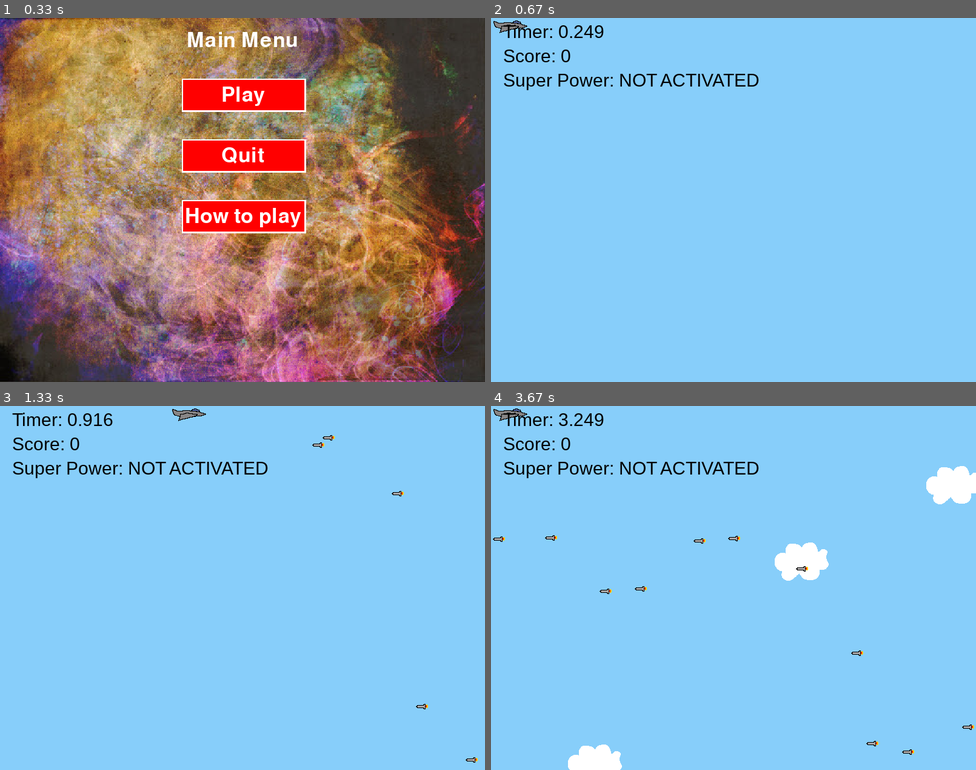
Above: before the commit, frames 1-4 (two rows, left to right).
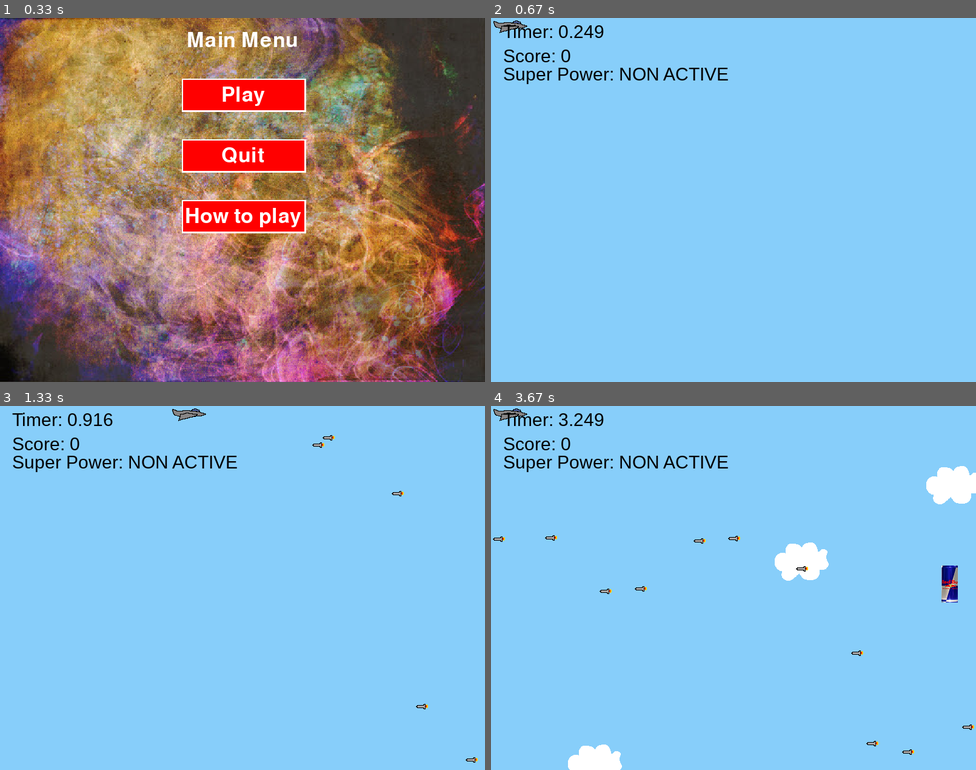
Above: after the commit, the same moments.

Repository: someone-existing/PyGame
Game: pygame game, started from game.py
Two runs of this game, one before a commit and one after it. Both use one fixed random seed, a clock stepped at 60 frames per second and the inputs below.
Inputs (mouse positions are in pixels of both pictures, inside the frame that each line leads up to):
- Up to frame 1 (0.33 s): no input
- Up to frame 2 (0.67 s): click "Play" at 0.38 s
- Up to frame 3 (1.33 s): hold Right 0.67-1.13 s; move the mouse to (242, 609) at 0.7 s; hold Up from 1.17 s (still down)
- Up to frame 4 (3.67 s): release Up at 1.47 s; hold Right 1.5-1.97 s; hold Left 2-2.53 s; hold Down 2.57-2.87 s; hold Left 2.9-3.3 s; hold Up from 3.33 s (still down)

Frame 1 is identical in both runs. In frame 2, 1.1% of the frame differs, in the area x 2-56%, y 13-20%; in frame 3, 1.1%; in frame 4, 1.4%, in the area x 2-97%, y 13-54%.

Commit message:
Fixed timer
All I did is I added an else condition on line 403

Diff:
--- a/game.py
+++ b/game.py
@@ -3,8 +3,10 @@
 
 import threading
 import time
+
 # Import the pygame module
 import pygame, sys
+
 # Import pygame.locals for easier access to key coordinates
 # Updated to conform to flake8 and black standards
 from pygame.locals import *
@@ -12,12 +14,12 @@
 # Initialize pygame
 pygame.mixer.pre_init(44100, 16, 2, 4096)
 pygame.init()
-pygame.display.set_caption('Tinker Game')
+pygame.display.set_caption("Tinker Game")
 
 move_up_sound = pygame.mixer.Sound("Rising_putter.ogg")
 move_down_sound = pygame.mixer.Sound("Falling_putter.ogg")
 death_sound = pygame.mixer.Sound("Death.ogg")
-power_sound = pygame.mixer.Sound("Power.ogg")
+power_sound = pygame.mixer.Sound("power.ogg")
 
 move_up_sound.set_volume(0.5)
 move_down_sound.set_volume(0.5)
@@ -51,17 +53,18 @@
 
 pygame.mixer.music.load("main_menu.mp3")
 pygame.mixer.music.play(loops=-1)
+
+
 def main_menu():
     click = False
     while True:
 
         bg = pygame.image.load("bg.jpg")
         bg = pygame.transform.scale(bg, (800, 600))
-        screen.blit(bg, (0,0))
-        draw_text('Main Menu', font, (255, 255, 255), screen, 308, 20)
+        screen.blit(bg, (0, 0))
+        draw_text("Main Menu", font, (255, 255, 255), screen, 308, 20)
 
         mx, my = pygame.mouse.get_pos()
-
 
         button_1 = pygame.Rect(302, 102, 200, 50)
         button_2 = pygame.Rect(302, 202, 200, 50)
@@ -85,10 +88,9 @@
         pygame.draw.rect(screen, (255, 0, 0), button_1)
         pygame.draw.rect(screen, (255, 0, 0), button_2)
         pygame.draw.rect(screen, (255, 0, 0), button_3)
-        draw_text('Play', font, (255, 255, 255), screen, 365, 110)
-        draw_text('Quit', font, (255, 255, 255), screen, 365, 210)
-        draw_text('How to play', font, (255, 255, 255), screen, 305, 310)
-
+        draw_text("Play", font, (255, 255, 255), screen, 365, 110)
+        draw_text("Quit", font, (255, 255, 255), screen, 365, 210)
+        draw_text("How to play", font, (255, 255, 255), screen, 305, 310)
 
         click = False
         for event in pygame.event.get():
@@ -105,11 +107,13 @@
 
         pygame.display.update()
         clock.tick(60)
+
+
 def how_to_play():
     click = False
     while True:
-        white = (255,255,255)
-        black = (0,0,0)
+        white = (255, 255, 255)
+        black = (0, 0, 0)
         bg = pygame.image.load("bg.jpg")
         bg = pygame.transform.scale(bg, (800, 600))
         jet = pygame.image.load("jet.png").convert()
@@ -118,20 +122,40 @@
         enpic.set_colorkey(white)
         sp.set_colorkey(black)
         jet.set_colorkey(white)
-        screen.blit(bg, (0,0))
-        screen.blit(jet, (20,270))
+        screen.blit(bg, (0, 0))
+        screen.blit(jet, (20, 270))
         screen.blit(sp, (10, 70))
         screen.blit(enpic, (55, 200))
         screen.blit(enpic, (55, 190))
         screen.blit(enpic, (35, 190))
         screen.blit(enpic, (55, 180))
-        draw_text('How to play?', font, (255, 255, 255), screen, 308, 20)
-        draw_text('= Super Power - Gives you 5 seconds invincibility', htpfont, (255, 255, 255), screen, 90, 90)
-        draw_text('= Missiles - Avoid them and collect points 10 sec = 1 point', htpfont, (255, 255, 255), screen, 90, 180)
-        draw_text('= Player - You control it with arrow keys on your keyboard', htpfont, (255, 255, 255), screen, 90, 270)
+        draw_text("How to play?", font, (255, 255, 255), screen, 308, 20)
+        draw_text(
+            "= Super Power - Gives you 5 seconds invincibility",
+            htpfont,
+            (255, 255, 255),
+            screen,
+            90,
+            90,
+        )
+        draw_text(
+            "= Missiles - Avoid them and collect points 10 sec = 1 point",
+            htpfont,
+            (255, 255, 255),
+            screen,
+            90,
+            180,
+        )
+        draw_text(
+            "= Player - You control it with arrow keys on your keyboard",
+            htpfont,
+            (255, 255, 255),
+            screen,
+            90,
+            270,
+        )
 
         mx, my = pygame.mouse.get_pos()
-
 
         back_1 = pygame.Rect(302, 402, 200, 50)
         outlineback_1 = pygame.Rect(300, 400, 205, 55)
@@ -140,9 +164,7 @@
                 main_menu()
         pygame.draw.rect(screen, (255, 255, 255), outlineback_1)
         pygame.draw.rect(screen, (255, 0, 0), back_1)
-        draw_text('Back', font, (255, 255, 255), screen, 365, 410)
-
-
+        draw_text("Back", font, (255, 255, 255), screen, 365, 410)
 
         click = False
         for event in pygame.event.get():
@@ -158,22 +180,27 @@
 
         pygame.display.update()
         clock.tick(60)
+
+
 def quit():
     pygame.quit()
     sys.exit()
+
+
 def game():
-    start_ticks=pygame.time.get_ticks()
+    start_ticks = pygame.time.get_ticks()
+
     class Player(pygame.sprite.Sprite):
         def __init__(self):
             super(Player, self).__init__()
             self.surf = pygame.image.load("jet.png").convert()
             self.surf.set_colorkey((255, 255, 255), RLEACCEL)
-            #self.surf.fill((255, 255, 255))
+            # self.surf.fill((255, 255, 255))
             self.rect = self.surf.get_rect()
 
         def update(self, pressed_keys):
             if pressed_keys[K_UP]:
-                self.rect.move_ip(0, -10) #move in place
+                self.rect.move_ip(0, -10)  # move in place
                 move_up_sound.play()
             if pressed_keys[K_DOWN]:
                 self.rect.move_ip(0, 10)
@@ -200,7 +227,7 @@
             super(Enemy, self).__init__()
             self.surf = pygame.image.load("missile.png").convert()
             self.surf.set_colorkey((255, 255, 255), RLEACCEL)
-            #self.surf.fill((255, 255, 255))
+            # self.surf.fill((255, 255, 255))
             self.rect = self.surf.get_rect(
                 center=(
                     random.randint(SCREEN_WIDTH + 20, SCREEN_WIDTH + 100),
@@ -237,6 +264,7 @@
             self.rect.move_ip(-5, 0)
             if self.rect.right < 0:
                 self.kill()
+
     # Define the cloud object by extending pygame.sprite.Sprite
     # Use an image for a better-looking sprite
     class SuperPower(pygame.sprite.Sprite):
@@ -257,11 +285,14 @@
             self.rect.move_ip(-5, 0)
             if self.rect.right < 0:
                 self.kill()
+
     # Create a custom event for adding a new enemy
 
     def superpowerdef():
         global superpowertimer
         superpowertimer = 0
+        superactive = "NOT ACTIVE"
+
     ADDENEMY = pygame.USEREVENT + 1
     pygame.time.set_timer(ADDENEMY, 165)
 
@@ -272,7 +303,7 @@
     pygame.time.set_timer(ENEMYSPEED, 10000)
 
     SUPERPOWER = pygame.USEREVENT + 4
-    pygame.time.set_timer(SUPERPOWER, random.randint(8500, 45000))
+    pygame.time.set_timer(SUPERPOWER, 3000)  # random.randint(8500, 45000)
 
     # Instantiate player. Right now, this is just a rectangle.
     player = Player()
@@ -291,7 +322,7 @@
     global superpowertimer
     superpowertimer = 0
     global superactive
-    superactive = "NOT ACTIVATED"
+    superactive = "NOT ACTIVE"
     running = True
     pygame.mixer.music.load("Apoxode_-_Electric_1.mp3")
     pygame.mixer.music.play(loops=-1)
@@ -324,7 +355,7 @@
                 new_enemy = Enemy()
                 enemies.add(new_enemy)
                 all_sprites.add(new_enemy)
-                #Setting enemy speed after every 10 seconds, and player score every 10 seconds
+                # Setting enemy speed after every 10 seconds, and player score every 10 seconds
             elif event.type == ENEMYSPEED:
                 enemyspeed += random.randint(0, 7)
                 playerscore += 1
@@ -353,13 +384,13 @@
             screen.blit(entity.surf, entity.rect)
 
         seconds = 0
-        seconds += (pygame.time.get_ticks()-start_ticks)/1000
-        timer = 'Timer: ' + str(seconds)
+        seconds += (pygame.time.get_ticks() - start_ticks) / 1000
+        timer = "Timer: " + str(seconds)
         screen.blit(gamefont.render(timer, True, boja), (20, 5))
-        score = 'Score: ' + str(playerscore)
+        score = "Score: " + str(playerscore)
         screen.blit(gamefont.render(score, True, boja), (20, 45))
         supertext = "Super Power: " + str(superactive)
-        screen.blit(gamefont.render(supertext, True, boja), (20,85))
+        screen.blit(gamefont.render(supertext, True, boja), (20, 75))
         # Check if any enemies have collided with the player
         if pygame.sprite.spritecollideany(player, superpowers):
             superpowertimer = 1
@@ -368,14 +399,14 @@
             t = threading.Timer(5.0, superpowerdef)
             t.start()
         if superpowertimer == 1:
-                    superactive = "ACTIVATED"
+            superactive = "ACTIVE"
         else:
-            superactive = "NOT ACTIVATED"
+            superactive = "NON ACTIVE"
         if pygame.sprite.spritecollideany(player, enemies):
             # If so, then remove the player and stop the loop
             if superpowertimer == 0:
-#                lastscore = playerscore
- #               lasttime = seconds
+                #                lastscore = playerscore
+                #               lasttime = seconds
                 death_sound.play()
                 player.kill()
 
@@ -398,4 +429,6 @@
     #     pygame.time.wait(100)
 
     # All done! Stop and quit the mixer.
+
+
 main_menu()
